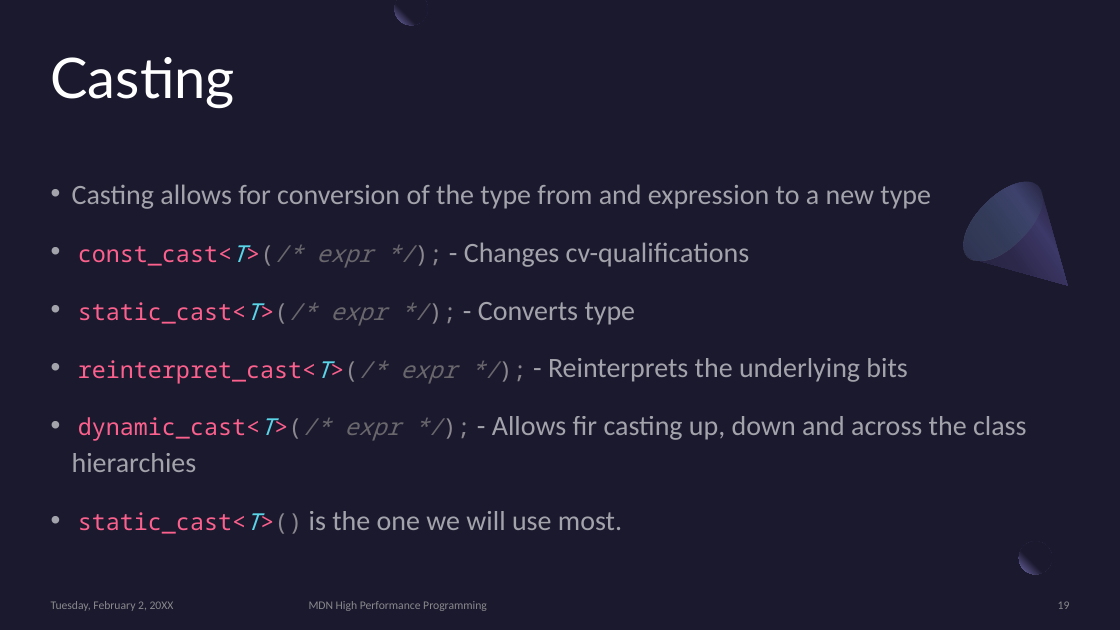
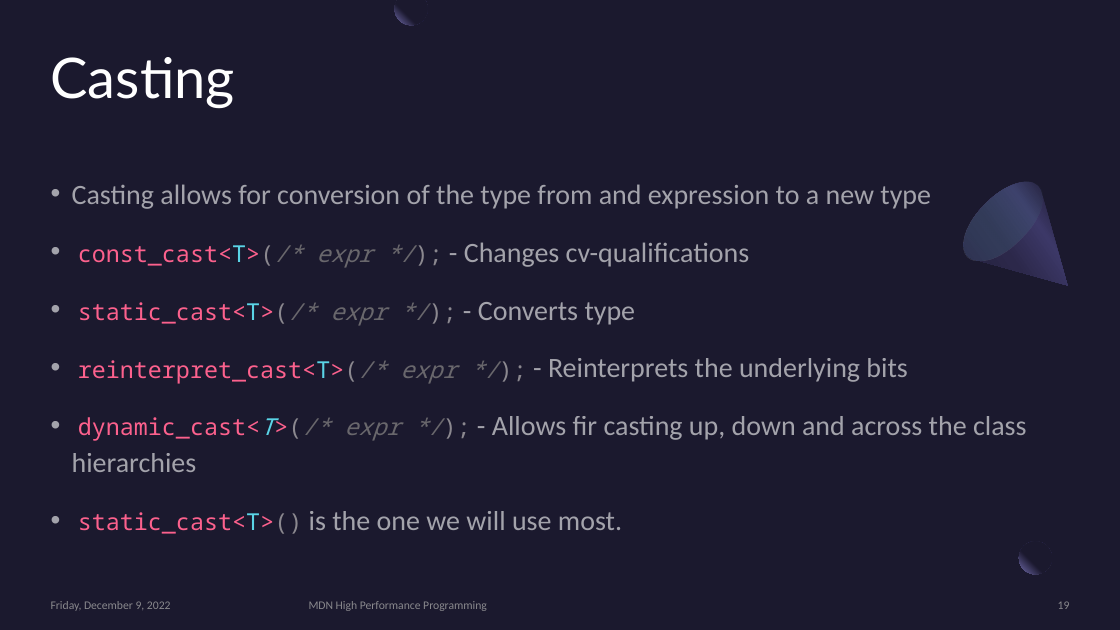
Before and after one commit to MonashDeepNeuron/HPP, a slide deck: slide 19 of content/part2/slides/hpp_part2.pptx. Drawn at 1120x630 pixels with LibreOffice and Linux fonts; fonts in the diff are those of the drawing. Boxes give left, top, right and bottom in pixels: in the first picture for what was removed or moved away, otherwise in the second. Text is boxed around its words. In the diff, an @@ line names an element or a change of style, - is before the commit and + after.

Commit message:
Made some edits

```diff
--- a/content/part2/slides/hpp_part2.pptx
+++ b/content/part2/slides/hpp_part2.pptx
@@ text at (78, 242, 907, 534): italic off in "const_cast<T>(/*", "static_cast<T>(/*", "reinterpret_cast<T>(/*", "static_cast<T>()" @@
@@ text at (51, 601, 171, 611): text changed @@
-Tuesday, February 2, 20XX
+Friday, December 9, 2022
```
Also in this commit, not shown: 63 other slides changed.
